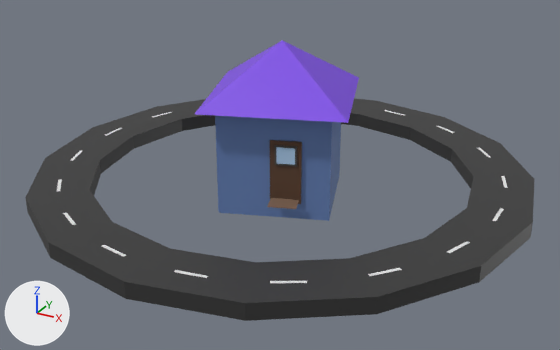
One commit to the FBX model neudinkel/models/tiles/city_03_1.fbx: the scene before it, then after it.
Both versions are drawn from a 50 mm camera at (0.602, -1.102, 0.693) aimed at (0.017, -0.038, 0.161). Lighting does not change. The marker at lower left points along +X, +Y and +Z. The first picture is the older version.

In view in the first picture: 'doorFront.001', 'footCleaner.001', 'house', 'laneMarkings', 'roof', 'street.001', 'windowBack.002'.
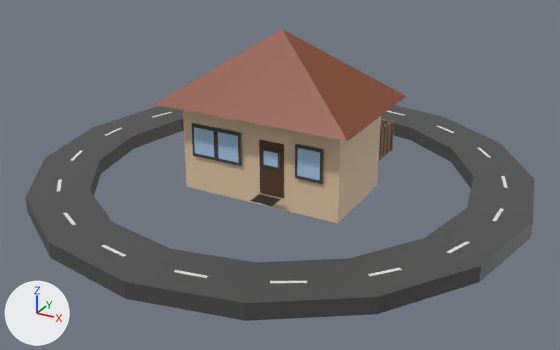
Location of each change, (x1, y1, x2, y2) in pixels of the pictures (560 x 350 px):
'street.001', recoloured
    both: (25, 105, 535, 321)
'house', recoloured, reshaped (57% wider, 8% taller)
    before: (215, 116, 341, 221)
    after: (183, 110, 381, 223)
'roof', recoloured, reshaped (53% wider, 35% taller)
    before: (195, 40, 359, 123)
    after: (155, 29, 406, 141)
'doorFront.001', deleted (brown)
    before: (270, 140, 302, 204)
'windowBack.002', reshaped (12% wider, 70% taller)
    before: (274, 145, 297, 167)
    after: (191, 123, 217, 161)
'windowBack.003', added
    after: (295, 144, 324, 184)
'doorFront', added (brown)
    after: (259, 139, 284, 198)
'windowBack.001', added
    after: (215, 128, 242, 166)
'fenceRight', added
    after: (379, 122, 391, 160)
'windowBack', added
    after: (262, 148, 280, 169)
'footCleaner.001', deleted
    before: (267, 198, 299, 209)
'footCleaner', added
    after: (250, 194, 281, 206)
'fenceHead', added (mostly hidden)
    after: (380, 119, 394, 151)
part 2 of me_cube_021, deleted
    before: (274, 145, 297, 167)
part 3 of me_cube_021, added
    after: (191, 123, 217, 161)

What changed in the scene script:
```text
Change me_cube_021:
    remove me_cube_021.from_pydata(...)  # 12 vertices, 10 faces; spans x 0.0349..0.0714, y -0.093..-0.0754, z 0.2035..0.2376
    add me_cube_021.from_pydata(...)  # 12 vertices, 10 faces; spans x -0.1272..-0.0788, y -0.0873..-0.0791, z 0.1857..0.2438
    me_cube_021 part 2: 12 vertices removed from x 0.0349..0.0714, y -0.093..-0.0754, z 0.2035..0.2376
    me_cube_021 part 3: 12 vertices added at x -0.1272..-0.0788, y -0.0873..-0.0791, z 0.1857..0.2438
Change me_cone:
    remove me_cone.from_pydata(...)  # 5 vertices, 5 faces; spans x -0.155..0.155, y -0.155..0.155, z 0.29..0.383
    remove me_cone.materials.append(mat_househatloser)  # purple #7e49e7
    add me_cone.from_pydata(...)  # 5 vertices, 5 faces; spans x -0.176..0.176, y -0.122..0.122, z 0.281..0.402
    me_cone part 4
    me_cone.vertices[0].co: (-0.155, 0.073, 0.29) -> (-0.176, 0.122, 0.281)  # pixel (227, 71) -> not seen
    me_cone.vertices[1].co: (0.073, 0.155, 0.29) -> (0.176, 0.122, 0.281)  # pixel (358, 77) -> pixel (406, 96)
    me_cone.vertices[2].co: (0.155, -0.073, 0.29) -> (0.176, -0.122, 0.281)  # pixel (348, 122) -> pixel (347, 141)
    me_cone.vertices[3].co: (-0.073, -0.155, 0.29) -> (-0.176, -0.122, 0.281)  # pixel (193, 114) -> pixel (154, 104)
    me_cone.vertices[4].co: (0.0, 0.0, 0.383) -> (0.0, 0.0, 0.402)  # pixel (282, 40) -> pixel (282, 28)
    add me_cone.materials.append(mat_househatherex)  # brown #8b4a2e
Change me_cylinder_002:
    where me_cylinder_002.from_pydata(...)  # 64 vertices, 48 faces; spans x -0.432..0.431, y -0.432..0.432, z 0.129..0.156
    remove me_cylinder_002.materials.append(mat_strasse_001)  # dark grey #343434
    add me_cylinder_002.materials.append(mat_strasse)  # dark grey #4e4e4e
Change me_cube_001:
    remove me_cube_001.from_pydata(...)  # 8 vertices, 5 faces; spans x -0.12..0.12, y -0.12..0.12, z 0.107..0.295
    remove me_cube_001.materials.append(mat_houseskinloser)  # blue #637fb5
    add me_cube_001.from_pydata(...)  # 8 vertices, 5 faces; spans x -0.147..0.147, y -0.083..0.083, z 0.121..0.287
    me_cube_001 part 1
    me_cube_001.vertices[0].co: (-0.057, -0.12, 0.107) -> (-0.147, -0.083, 0.121)  # pixel (218, 212) -> pixel (186, 186)
    me_cube_001.vertices[1].co: (-0.057, -0.12, 0.295) -> (-0.147, -0.083, 0.287)
    me_cube_001.vertices[2].co: (-0.12, 0.057, 0.107) -> (-0.147, 0.083, 0.121)
    me_cube_001.vertices[3].co: (-0.12, 0.057, 0.295) -> (-0.147, 0.083, 0.287)
    me_cube_001.vertices[4].co: (0.12, -0.057, 0.107) -> (0.147, -0.083, 0.121)  # pixel (329, 220) -> pixel (337, 223)
    me_cube_001.vertices[5].co: (0.12, -0.057, 0.295) -> (0.147, -0.083, 0.287)
    me_cube_001.vertices[6].co: (0.057, 0.12, 0.107) -> (0.147, 0.083, 0.121)  # pixel (339, 175) -> pixel (377, 185)
    me_cube_001.vertices[7].co: (0.057, 0.12, 0.295) -> (0.147, 0.083, 0.287)
    add me_cube_001.materials.append(mat_houseskinherex)  # beige #e3c9a8
Add me_cube_006:
    me_cube_006.from_pydata([(0.0489, -0.0762, 0.1428), (0.0489, -0.0762, 0.2384), (0.0489, -0.0838, 0.1428), (0.0489, -0.0838, 0.2384), (0.0035, -0.0762, 0.1428), (0.0035, -0.0762, 0.2384), (0.0035, -0.0838, 0.1428), (0.0035, -0.0838, 0.2384)], [], [(0, 1, 3, 2), (2, 3, 7, 6), (6, 7, 5, 4), (2, 6, 4, 0), (7, 3, 1, 5)])
    me_cube_006.materials.append(mat_dorro01_001)  # brown #5a3e2b
Remove ob_footcleaner_001:
    ob_footcleaner_001 = bpy.data.objects.new('footCleaner.001', me_cube_022)
Remove ob_doorfront_001:
    ob_doorfront_001 = bpy.data.objects.new('doorFront.001', me_cube_020)
Add ob_fenceright:
    ob_fenceright = bpy.data.objects.new('fenceRight', me_cube)  # a box spanning x 0.1232..0.1287, y 0.0846..0.0965, z 0.1459..0.2046; a box spanning x 0.1232..0.1287, y 0.1024..0.1143, z 0.1459..0.2046; a box spanning x 0.1232..0.1287, y 0.1202..0.1321, z 0.1459..0.2046; a box spanning x 0.1232..0.1287, y 0.138..0.1499, z 0.1459..0.2046; a box spanning x 0.1232..0.1287, y 0.1558..0.1677, z 0.1459..0.2046; a box spanning x 0.1232..0.1287, y 0.1736..0.1855, z 0.1459..0.2046; in mat_material_002 (brown #8c6a4f)
    ob_fenceright.location = (0.0, 0.0, 0.0)
Add ob_fencehead:
    ob_fencehead = bpy.data.objects.new('fenceHead', me_cube_003)  # 120 vertices, 90 faces; spans x -0.131..0.13, y 0.191..0.196, z 0.146..0.205; in mat_material_002 (brown #8c6a4f)
    ob_fencehead.location = (0.0, 0.0, 0.0)
Add ob_windowback_003:
    ob_windowback_003 = bpy.data.objects.new('windowBack.003', me_cube_011)  # 12 vertices, 9 faces; spans x 0.0712..0.1196, y -0.0873..-0.0791, z 0.1857..0.2438; in mat_window_001 (blue #afcfef), mat_windowcorners_001 (dark grey #4a4a4a)
    ob_windowback_003.location = (0.0, 0.0, 0.0)
Add ob_windowback:
    ob_windowback = bpy.data.objects.new('windowBack', me_cube_005)  # 12 vertices, 10 faces; spans x 0.01..0.0422, y -0.0863..-0.0809, z 0.1945..0.2246; in mat_window_001 (blue #afcfef), mat_windowcorners_001 (dark grey #4a4a4a)
    ob_windowback.location = (0.0, 0.0, 0.0)
Add ob_windowback_001:
    ob_windowback_001 = bpy.data.objects.new('windowBack.001', me_cube_009)  # 12 vertices, 9 faces; spans x -0.079..-0.0306, y -0.0873..-0.0791, z 0.1857..0.2438; in mat_window_001 (blue #afcfef), mat_windowcorners_001 (dark grey #4a4a4a)
    ob_windowback_001.location = (0.0, 0.0, 0.0)
Add ob_doorfront:
    ob_doorfront = bpy.data.objects.new('doorFront', me_cube_006)
    ob_doorfront.location = (0.0, 0.0, 0.0)
Add ob_footcleaner:
    ob_footcleaner = bpy.data.objects.new('footCleaner', me_cube_008)  # a box spanning x 0.0065..0.0479, y -0.1211..-0.0914, z 0.1442..0.1447; in mat_doorbeforeputtergrey (black #2f2f2f)
    ob_footcleaner.location = (0.0, 0.0, 0.0)
```
